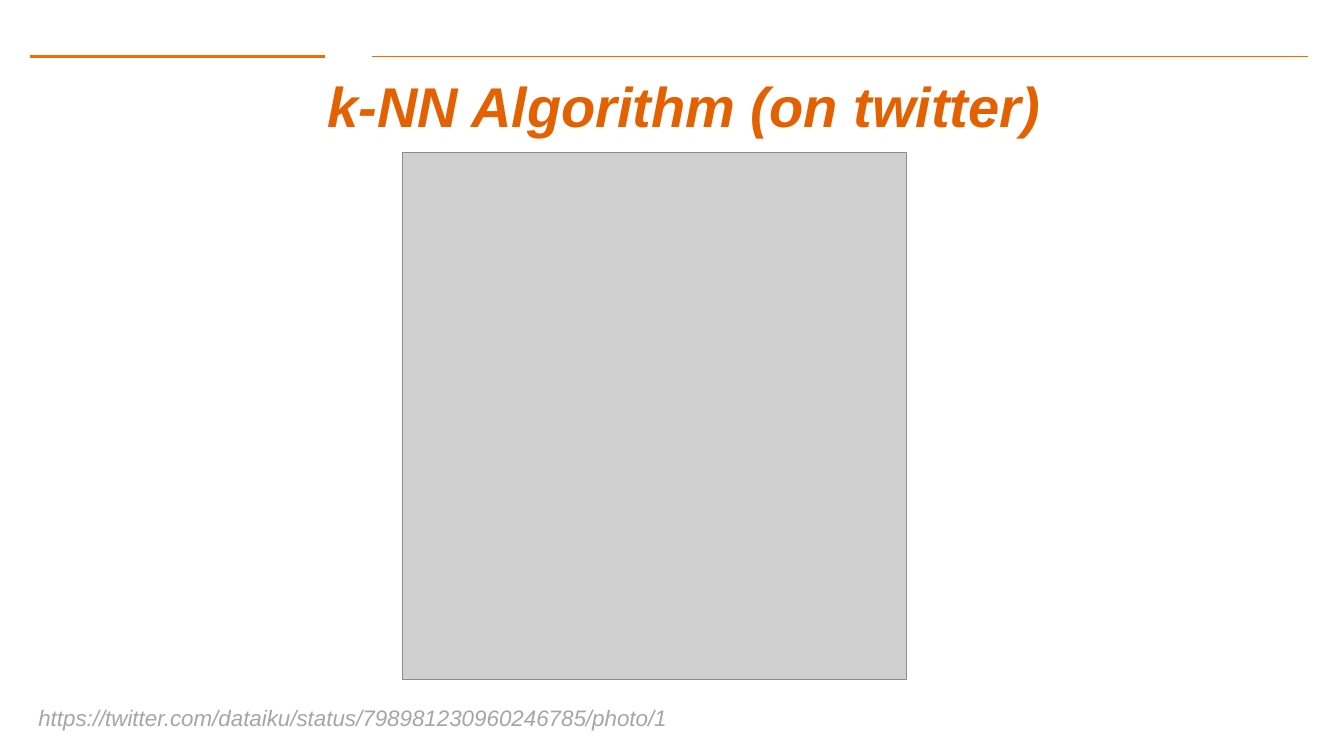
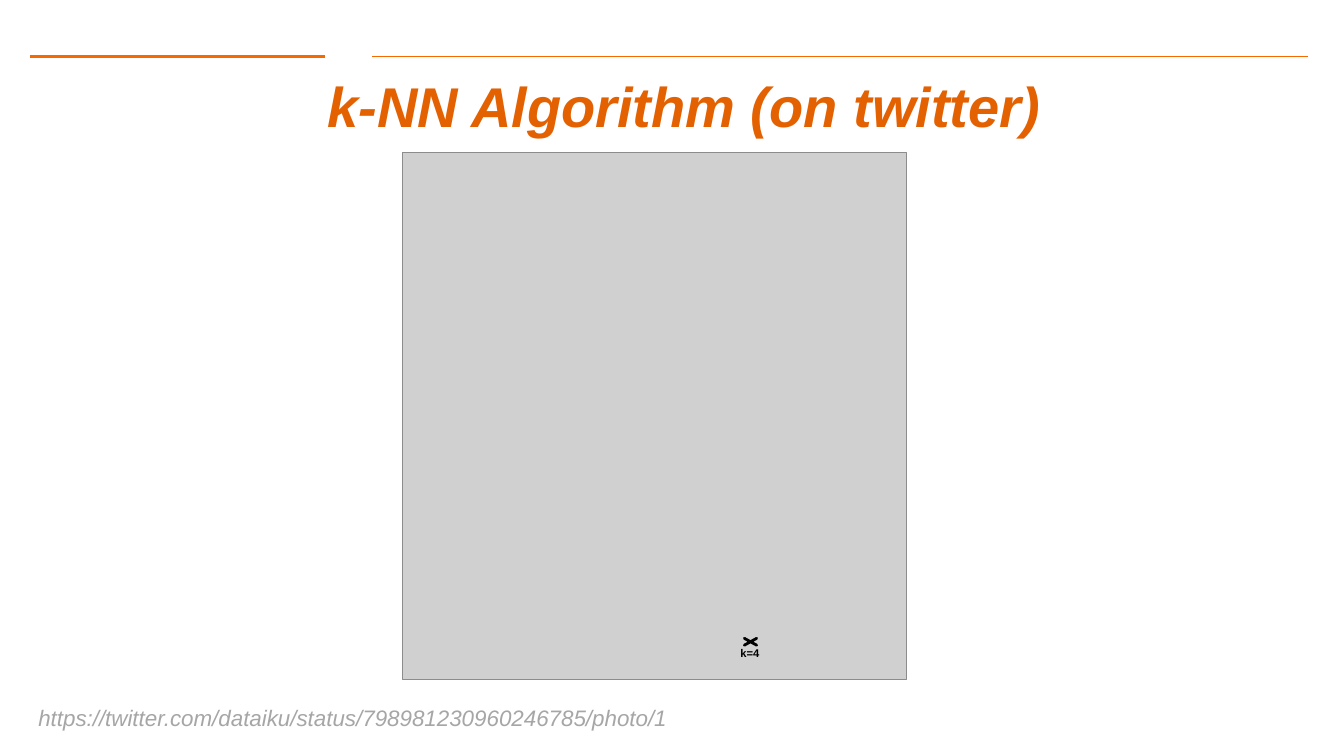
Before and after one commit to Dre1896/RIT-DSCI-633-FDS, a slide deck: slide 15 of Syllabus/Lecture09/Lec09.pptx. Drawn at 1344x756 pixels with LibreOffice and Linux fonts; fonts in the diff are those of the drawing; grey boxes stand for pictures; background and template pictures are left out. Boxes give left, top, right and bottom in pixels: in the first picture for what was removed or moved away, otherwise in the second. Text is boxed around its words. In the diff, an @@ line names an element or a change of style, - is before the commit and + after.

```diff
--- a/Syllabus/Lecture09/Lec09.pptx
+++ b/Syllabus/Lecture09/Lec09.pptx
@@ cross added at (739,635,763,648), fill #000000, outline #000000 2 pt @@
@@ text added at (740,649,759,657), 8 pt, text #000000, bold @@
+k=4
```
